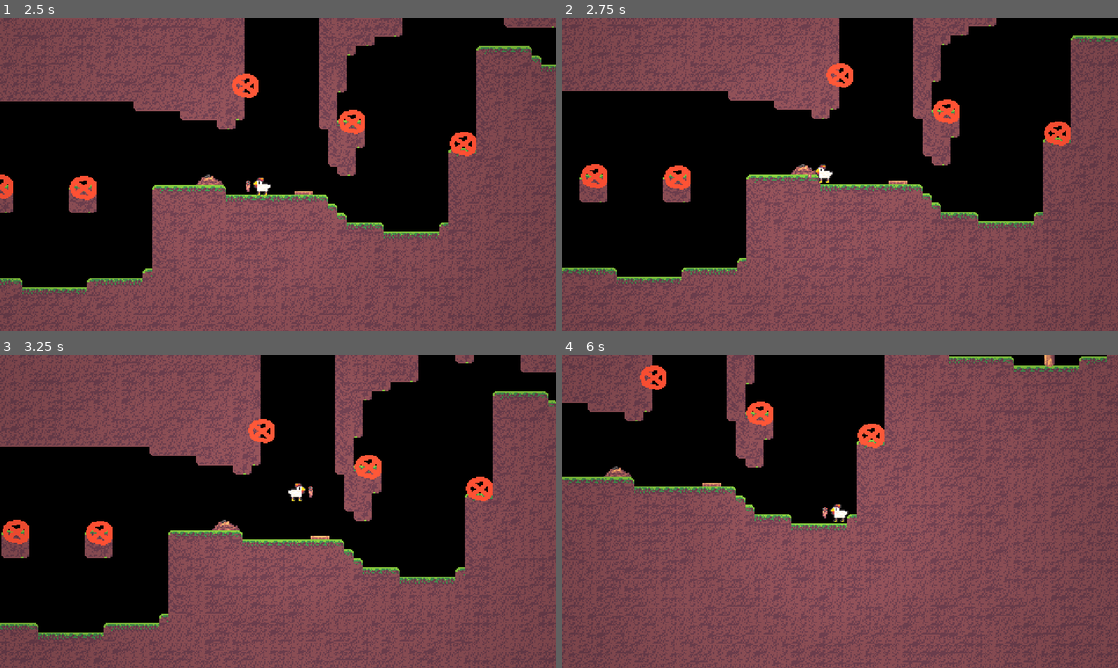
Above: before the commit, frames 1-4 (two rows, left to right).
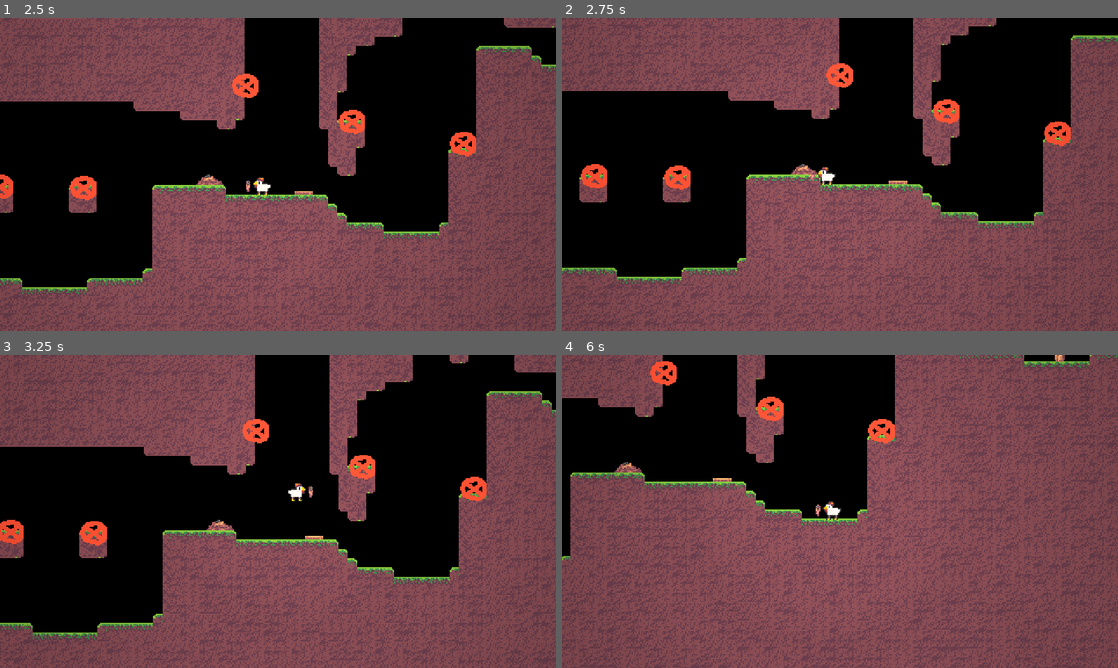
Above: after the commit, the same moments.

Repository: CiberTurtle/LD51
Game: Godot game, scene res://Game.tscn
Two runs of this game, one before a commit and one after it. Both use one fixed random seed, a clock stepped at 60 frames per second and the inputs below.
Inputs:
- Up to frame 1 (2.5 s): hold D (move_right) 0.53-2.03 s; tap E (pickup) at 0.6, 1.35, 2.1 s; tap W (move_jump) at 0.77, 1.52 s; hold Left (move_left) from 2.03 s (still down)
- Up to frame 2 (2.75 s): keep holding Left (move_left)
- Up to frame 3 (3.25 s): release Left (move_left) at 2.78 s; hold D (move_right) from 2.78 s (still down); tap E (pickup) at 2.85 s; tap W (move_jump) at 3.02 s
- Up to frame 4 (6 s): tap E (pickup) every 0.75 s from 3.6 to 5.85 s; tap W (move_jump) at 3.77, 4.52 s; release D (move_right) at 4.28 s; hold Left (move_left) 4.28-5.03 s; hold D (move_right) 5.03-5.78 s; hold Left (move_left) from 5.78 s (still down)

Frame 1 is identical in both runs. In frame 2, 0.2% of the frame differs, in the area x 44-50%, y 46-54%; in frame 3, 29%; in frame 4, 43%, in the area x 0-100%, y 0-100%.

Commit message:
A bunch of things

Diff:
--- a/Assets/Player/Player.gd
+++ b/Assets/Player/Player.gd
@@ -20,6 +20,10 @@
 
 var coyoteTimer = -1.0
 var jumpBufferTimer = -1.0
+
+export var stepTime = 0.2
+export var stepTimeVar = 0.025
+var stepTimer = 0
 
 func _ready():
 	pass
@@ -44,6 +48,12 @@
 		hMoveSpeed += inputMoveDir * (moveInc if grounded else moveIncAir);
 		hMoveSpeed = clamp(hMoveSpeed, -moveMax, moveMax);
 		$Flip.scale.x = inputMoveDir;
+
+		if grounded:
+			stepTimer -= delta
+			if stepTimer < 0:
+				stepTimer = stepTime
+				$Step/Grass.play()
 	else: # Slowing down
 		hMoveSpeed = move_toward(hMoveSpeed, 0, (moveDec if grounded else moveDecAir));
 
@@ -60,7 +70,9 @@
 
 	if(is_on_floor()):
 		# Hit floor so stop falling
-		if vSpeed > 0: vSpeed = 0
+		if vSpeed > 0:
+			vSpeed = 0
+			if vSpeed > gravity * 8: $Step/Grass.play()
 	else:
 		# Fall
 		vSpeed += gravity
--- /dev/null
+++ b/Objects/Main.tscn
@@ -0,0 +1,26 @@
+[gd_scene load_steps=4 format=2]
+
+[ext_resource path="res://Sound/Ambience/Night Ambience 1.ogg" type="AudioStream" id=1]
+[ext_resource path="res://Assets/Main/Background.png" type="Texture" id=2]
+[ext_resource path="res://Scripts/VisibleOnStart.gd" type="Script" id=3]
+
+[node name="Main" type="Node2D"]
+
+[node name="Darkness" type="CanvasModulate" parent="."]
+visible = false
+color = Color( 0, 0, 0, 1 )
+script = ExtResource( 3 )
+
+[node name="ParallaxBackground" type="ParallaxBackground" parent="."]
+
+[node name="ParallaxLayer" type="ParallaxLayer" parent="ParallaxBackground"]
+motion_scale = Vector2( 0, 0 )
+
+[node name="Background" type="Sprite" parent="ParallaxBackground/ParallaxLayer"]
+modulate = Color( 0.67, 0.67, 0.67, 1 )
+texture = ExtResource( 2 )
+
+[node name="Ambience" type="AudioStreamPlayer" parent="."]
+stream = ExtResource( 1 )
+volume_db = -12.0
+autoplay = true
--- a/Objects/Player.tscn
+++ b/Objects/Player.tscn
@@ -6,6 +6,15 @@
 [ext_resource path="res://Textures/Light/Light 1.png" type="Texture" id=4]
 [ext_resource path="res://Textures/Light/Light 2.png" type="Texture" id=5]
 [ext_resource path="res://Assets/Player/Skock.png" type="Texture" id=6]
+[ext_resource path="res://Scripts/PlayRandom.gd" type="Script" id=7]
+[ext_resource path="res://Assets/Player/Step/Grass/Grass-01.wav" type="AudioStream" id=8]
+[ext_resource path="res://Assets/Player/Step/Grass/Grass-08.wav" type="AudioStream" id=9]
+[ext_resource path="res://Assets/Player/Step/Grass/Grass-04.wav" type="AudioStream" id=10]
+[ext_resource path="res://Assets/Player/Step/Grass/Grass-06.wav" type="AudioStream" id=11]
+[ext_resource path="res://Assets/Player/Step/Grass/Grass-03.wav" type="AudioStream" id=12]
+[ext_resource path="res://Assets/Player/Step/Grass/Grass-02.wav" type="AudioStream" id=13]
+[ext_resource path="res://Assets/Player/Step/Grass/Grass-05.wav" type="AudioStream" id=14]
+[ext_resource path="res://Assets/Player/Step/Grass/Grass-07.wav" type="AudioStream" id=15]
 
 [sub_resource type="Animation" id=1]
 resource_name = "Shock"
@@ -110,5 +119,35 @@
 
 [node name="Tween" type="Tween" parent="Say"]
 
+[node name="Step" type="Node2D" parent="."]
+
+[node name="Grass" type="Node2D" parent="Step"]
+script = ExtResource( 7 )
+volume = -10.0
+
+[node name="AudioStreamPlayer2D" type="AudioStreamPlayer2D" parent="Step/Grass"]
+stream = ExtResource( 8 )
+
+[node name="AudioStreamPlayer2D2" type="AudioStreamPlayer2D" parent="Step/Grass"]
+stream = ExtResource( 13 )
+
+[node name="AudioStreamPlayer2D3" type="AudioStreamPlayer2D" parent="Step/Grass"]
+stream = ExtResource( 12 )
+
+[node name="AudioStreamPlayer2D4" type="AudioStreamPlayer2D" parent="Step/Grass"]
+stream = ExtResource( 10 )
+
+[node name="AudioStreamPlayer2D5" type="AudioStreamPlayer2D" parent="Step/Grass"]
+stream = ExtResource( 14 )
+
+[node name="AudioStreamPlayer2D6" type="AudioStreamPlayer2D" parent="Step/Grass"]
+stream = ExtResource( 11 )
+
+[node name="AudioStreamPlayer2D7" type="AudioStreamPlayer2D" parent="Step/Grass"]
+stream = ExtResource( 15 )
+
+[node name="AudioStreamPlayer2D8" type="AudioStreamPlayer2D" parent="Step/Grass"]
+stream = ExtResource( 9 )
+
 [connection signal="timeout" from="Say/Timer" to="." method="_on_Timer_timeout"]
 [connection signal="tween_completed" from="Say/Tween" to="." method="_on_Tween_tween_completed"]
--- /dev/null
+++ b/Scripts/PlayRandom.gd
@@ -0,0 +1,17 @@
+extends Node
+
+export var volume = 0.0
+export var volume_var = 0.2
+
+export var pitch = 1.0
+export var pitch_var = 0.05
+
+var rng = RandomNumberGenerator.new()
+
+func play():
+	var children = get_children()
+	var player = children[rng.randi_range(0, children.size() - 1)] as AudioStreamPlayer2D;
+
+	player.pitch_scale = pitch + rng.randf_range(-pitch_var/2, pitch_var/2);
+	player.volume_db = volume + rng.randf_range(-volume_var/2, volume_var/2);
+	player.play()
--- /dev/null
+++ b/Scripts/VisibleOnStart.gd
@@ -0,0 +1,4 @@
+extends CanvasItem
+
+func _ready():
+	self.visible = true
--- a/Testing.tscn
+++ b/Testing.tscn
@@ -2,7 +2,7 @@
 
 [ext_resource path="res://Objects/Player.tscn" type="PackedScene" id=1]
 [ext_resource path="res://Tileset.tres" type="TileSet" id=2]
-[ext_resource path="res://Sound/Ambience/Night Ambience 1.ogg" type="AudioStream" id=3]
+[ext_resource path="res://Objects/Main.tscn" type="PackedScene" id=3]
 [ext_resource path="res://Objects/Campfire.tscn" type="PackedScene" id=4]
 [ext_resource path="res://Objects/Fireflies.tscn" type="PackedScene" id=5]
 [ext_resource path="res://Objects/Launcher.tscn" type="PackedScene" id=6]
@@ -13,18 +13,7 @@
 
 [node name="Game" type="Node2D"]
 
-[node name="Darkness" type="CanvasModulate" parent="."]
-visible = false
-color = Color( 0, 0, 0, 1 )
-
-[node name="Background" type="ColorRect" parent="."]
-visible = false
-light_mask = 512
-margin_left = -750.0
-margin_top = -869.0
-margin_right = 2016.0
-margin_bottom = 651.0
-color = Color( 0.223529, 0.192157, 0.294118, 1 )
+[node name="Main" parent="." instance=ExtResource( 3 )]
 
 [node name="Ground" type="TileMap" parent="."]
 tile_set = ExtResource( 2 )
@@ -35,20 +24,15 @@
 [node name="Player" parent="." instance=ExtResource( 1 )]
 position = Vector2( 160, 64 )
 
-[node name="Ambience" type="AudioStreamPlayer" parent="."]
-stream = ExtResource( 3 )
-volume_db = -6.0
-autoplay = true
-
 [node name="Campfire2" parent="." instance=ExtResource( 4 )]
-position = Vector2( -52, 96 )
+position = Vector2( -120, 88 )
 
 [node name="Campfire3" parent="." instance=ExtResource( 4 )]
-position = Vector2( 111, 136 )
+position = Vector2( 24, 136 )
 is_on = true
 
 [node name="Campfire" parent="." instance=ExtResource( 4 )]
-position = Vector2( 537, 102 )
+position = Vector2( 536, 96 )
 
 [node name="Launcher" parent="." instance=ExtResource( 6 )]
 position = Vector2( -192, 88 )
@@ -59,24 +43,17 @@
 vSpeed = -300
 
 [node name="Fireflies" parent="." instance=ExtResource( 5 )]
-position = Vector2( 332, 22 )
-
-[node name="Label" type="Label" parent="."]
-margin_left = 23.0
-margin_top = 35.0
-margin_right = 96.0
-margin_bottom = 49.0
-text = "Hello world"
+position = Vector2( 432, 16 )
 
 [node name="Area2D" parent="." instance=ExtResource( 7 )]
 position = Vector2( 232, 120 )
 
 [node name="Boost" parent="." instance=ExtResource( 8 )]
-position = Vector2( 40, 88 )
+position = Vector2( 88, 64 )
 
 [node name="Bumper" parent="." instance=ExtResource( 9 )]
-position = Vector2( 672, -32 )
+position = Vector2( 24, 32 )
 
 [node name="Say" parent="." instance=ExtResource( 10 )]
 position = Vector2( 477, 31 )
-text = "Wow, very cool bouncepad!!!"
+text = "Oooh, fireflies!!!"
--- a/Tileset.tres
+++ b/Tileset.tres
@@ -3,7 +3,7 @@
 [ext_resource path="res://Tilesets/Grass.png" type="Texture" id=1]
 
 [sub_resource type="ConvexPolygonShape2D" id=1]
-points = PoolVector2Array( 8, 8, 0, 8, 8, 0, 8, 0 )
+points = PoolVector2Array( 8, 8, 0, 8, 0, 0, 8, 0 )
 
 [sub_resource type="ConvexPolygonShape2D" id=2]
 points = PoolVector2Array( 0, 0, 8, 0, 8, 8, 0, 8 )
@@ -12,7 +12,7 @@
 points = PoolVector2Array( 0, 0, 8, 0, 8, 8, 0, 8 )
 
 [sub_resource type="ConvexPolygonShape2D" id=4]
-points = PoolVector2Array( 0, 0, 0, 0, 8, 8, 0, 8 )
+points = PoolVector2Array( 0, 0, 8, 0, 8, 8, 0, 8 )
 
 [sub_resource type="ConvexPolygonShape2D" id=5]
 points = PoolVector2Array( 0, 0, 8, 0, 8, 8, 0, 8 )
--- a/project.godot
+++ b/project.godot
@@ -16,12 +16,12 @@
 
 [display]
 
-window/size/width=480
 window/size/height=270
 window/size/test_width=1280
 window/size/test_height=720
 window/stretch/mode="viewport"
-window/stretch/aspect="keep_height"
+window/stretch/aspect="keep"
+window/size/width=480
 
 [editor_plugins]
 
@@ -103,3 +103,4 @@
 vram_compression/import_etc2=false
 environment/default_clear_color=Color( 0, 0, 0, 1 )
 environment/default_environment="res://default_env.tres"
+environment/size/width=480
Binary file added: Assets/Main/Background.ase
Binary file added: Assets/Main/Background.png
Not shown, added: Assets/Main/Background.png.import
Not shown, added: Assets/Player/Step/Grass/Grass-01.wav.import
Not shown, added: Assets/Player/Step/Grass/Grass-02.wav.import
Not shown, added: Assets/Player/Step/Grass/Grass-03.wav.import
Not shown, added: Assets/Player/Step/Grass/Grass-04.wav.import
Not shown, added: Assets/Player/Step/Grass/Grass-05.wav.import
Not shown, added: Assets/Player/Step/Grass/Grass-06.wav.import
Not shown, added: Assets/Player/Step/Grass/Grass-07.wav.import
Not shown, added: Assets/Player/Step/Grass/Grass-08.wav.import
Not shown: 1 places in Objects/Player.tscn that only renumber resources
(and 8 more such lines)
